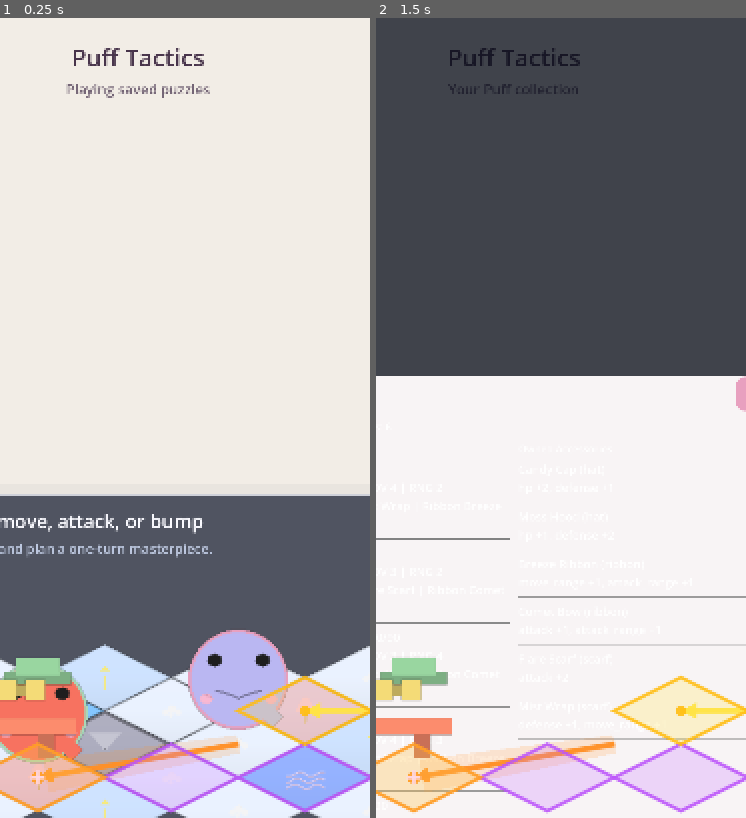
Above: before the commit, frames 1-2 (left to right).
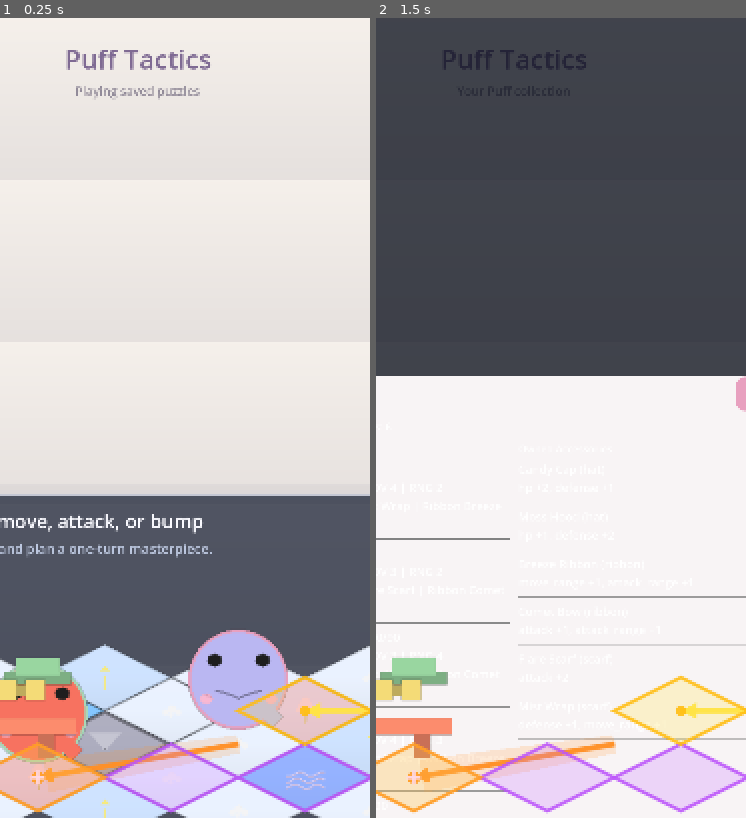
Above: after the commit, the same moments.

Repository: fivestar1103/puff-tactics
Game: Godot game, scene res://src/scenes/feed/FeedMain.tscn
Two runs of this game, one before a commit and one after it. Both use one fixed random seed, a clock stepped at 60 frames per second and the inputs below.
Inputs:
- Up to frame 1 (0.25 s): no input
- Up to frame 2 (1.5 s): click "Profile" at 0.5 s; click "Create" at 1.25 s
The pictures show only the part of the screen within x 31-81%, y 0-50%; the shares and areas given below are measured in that part.

The runs differ from the first frame. In frame 1, 0.9% of the frame differs, in the area x 17-57%, y 3-11%; in frame 2, 0.4%.

Commit message:
feat: gradient background, lavender title, refined visual hierarchy
- Replace flat cream background with subtle top-to-bottom gradient
- Title: lavender color (GDD palette), 42px for more presence
- Subtitle: softer 19px with reduced opacity for hierarchy
- Card backdrop: slightly more visible (alpha 0.06)
- Better visual weight distribution across the feed screen

Co-Authored-By: Claude Opus 4.6 <noreply@anthropic.com>

Diff:
--- a/src/scripts/feed/feed_item.gd
+++ b/src/scripts/feed/feed_item.gd
@@ -203,7 +203,7 @@
 	add_child(_card_backdrop)
 
 	var style: StyleBoxFlat = StyleBoxFlat.new()
-	style.bg_color = Color(0.22, 0.25, 0.35, 0.05)
+	style.bg_color = Color(0.30, 0.30, 0.42, 0.06)
 	style.corner_radius_top_left = 28
 	style.corner_radius_top_right = 28
 	style.corner_radius_bottom_right = 28
--- a/src/scripts/feed/feed_main.gd
+++ b/src/scripts/feed/feed_main.gd
@@ -256,6 +256,7 @@
 
 
 func _ready() -> void:
+	_setup_background_gradient()
 	_setup_feed_sync()
 	_setup_collection_screen()
 	_setup_puzzle_editor()
@@ -1012,6 +1013,31 @@
 
 func _on_puzzle_editor_published(_snapshot_id: String, status_text: String) -> void:
 	subtitle_label.text = status_text
+
+
+func _setup_background_gradient() -> void:
+	var bg: ColorRect = get_node_or_null("Background")
+	if bg == null:
+		return
+	# Replace flat cream with a subtle top-to-bottom gradient
+	var gradient: Gradient = Gradient.new()
+	gradient.set_color(0, Color(0.96, 0.94, 0.92, 1.0))  # warm cream top
+	gradient.set_color(1, Color(0.90, 0.88, 0.87, 1.0))  # slightly deeper bottom
+	var gradient_texture: GradientTexture2D = GradientTexture2D.new()
+	gradient_texture.gradient = gradient
+	gradient_texture.fill_from = Vector2(0.5, 0.0)
+	gradient_texture.fill_to = Vector2(0.5, 1.0)
+	gradient_texture.width = 4
+	gradient_texture.height = 256
+	# Add TextureRect over the ColorRect
+	var tex_rect: TextureRect = TextureRect.new()
+	tex_rect.texture = gradient_texture
+	tex_rect.expand_mode = TextureRect.EXPAND_IGNORE_SIZE
+	tex_rect.stretch_mode = TextureRect.STRETCH_TILE
+	tex_rect.set_anchors_preset(Control.PRESET_FULL_RECT)
+	tex_rect.mouse_filter = Control.MOUSE_FILTER_IGNORE
+	bg.add_sibling(tex_rect)
+	bg.visible = false  # hide old flat background
 
 
 func _style_fab_buttons() -> void:
@@ -1056,6 +1082,6 @@
 
 
 func _style_header_labels() -> void:
-	VisualTheme.apply_label_theme(title_label, Constants.FONT_SIZE_TITLE, Constants.COLOR_TEXT_DARK)
-	VisualTheme.apply_label_theme(subtitle_label, Constants.FONT_SIZE_SUBTITLE, Constants.COLOR_TEXT_DARK.lightened(0.24))
-	VisualTheme.apply_label_theme(swipe_hint_label, 17, Color(0.35, 0.33, 0.40, 0.60))
+	VisualTheme.apply_label_theme(title_label, 42, Constants.PALETTE_LAVENDER.darkened(0.15))
+	VisualTheme.apply_label_theme(subtitle_label, 19, Color(0.45, 0.42, 0.50, 0.75))
+	VisualTheme.apply_label_theme(swipe_hint_label, 17, Color(0.35, 0.33, 0.40, 0.55))
